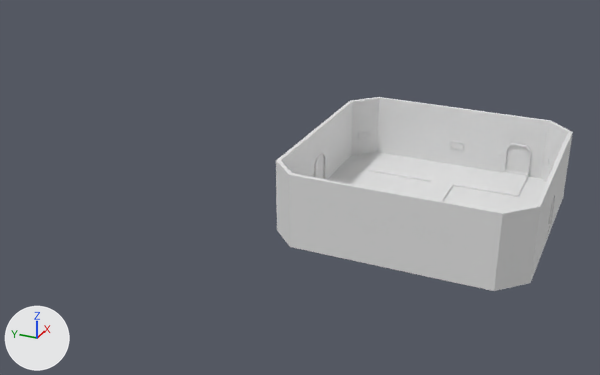
A saved change to the Blender file Micah Model WIPS/GREENHOUSE GARDEN FINAL.blend.
The view is the same before and after, from a camera (50 mm lens) standing at (-62.1, -16.3, 33.4) and looking at (0.8, 12.1, 2.0). Every picture has the same lights, and +X, +Y and +Z are marked at lower left. The older version comes first.

Names of what the first picture shows: 'Door.002', 'Info 4', 'Plane', 'Plane.001', 'Wall.005', 'Wall.006' and 3 more.
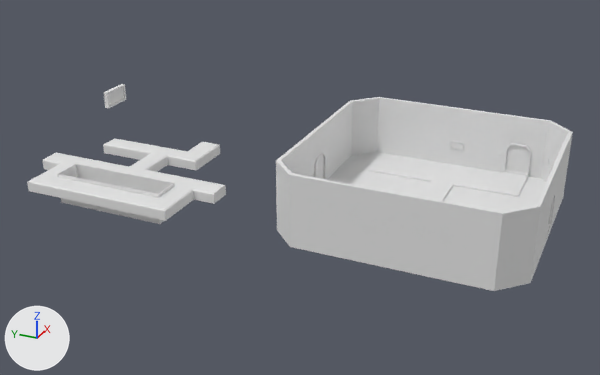
Where the newer file only moved an object's origin or applied its transform, the numbers keep the older frame.

Changed parts and their boxes (x1, y1, x2, y2) in the pictures (600 x 375 px):
'Plane.002', added: after (27, 138, 226, 221)
'Cube.002', added: after (58, 164, 175, 224)
'Info 4', reshaped (64% wider, 178% taller): before (358, 131, 371, 139); after (104, 84, 126, 108)

What changed in the scene script:
```text
Change me_cube_025:
    used by ob_info_4; location = (0.0, 0.0, 2.97)
    remove me_cube_025.from_pydata(...)  # 16 vertices, 14 faces; spans x 8.28..9.293, y 8.35..9.363, z 1.495..2.179
    add me_cube_025.from_pydata(...)  # 16 vertices, 14 faces; spans x 7.141..10.392, y 37.475..37.915, z 0.953..2.717
    me_cube_025 part 1
    me_cube_025.vertices[0].co: (8.328, 9.194, 1.562) -> (7.316, 37.475, 1.126)  # pixel (359, 138) -> pixel (109, 106)
    me_cube_025.vertices[1].co: (8.328, 9.194, 2.117) -> (7.316, 37.475, 2.556)  # pixel (359, 133) -> pixel (108, 93)
    me_cube_025.vertices[2].co: (8.401, 9.363, 1.495) -> (7.141, 37.915, 0.953)  # pixel (357, 138) -> pixel (105, 107)
    me_cube_025.vertices[3].co: (8.401, 9.363, 2.179) -> (7.141, 37.915, 2.717)  # pixel (358, 132) -> pixel (103, 92)
    me_cube_025.vertices[4].co: (9.124, 8.398, 1.562) -> (10.218, 37.475, 1.126)  # pixel (369, 137) -> pixel (125, 98)
    me_cube_025.vertices[5].co: (9.124, 8.398, 2.117) -> (10.218, 37.475, 2.556)  # pixel (370, 131) -> pixel (124, 86)
    me_cube_025.vertices[6].co: (9.293, 8.47, 1.495) -> (10.392, 37.915, 0.953)  # pixel (369, 137) -> not seen
    me_cube_025.vertices[7].co: (9.293, 8.47, 2.179) -> (10.392, 37.915, 2.717)  # pixel (370, 130) -> pixel (121, 83)
    me_cube_025.vertices[8].co: (8.28, 9.242, 1.495) -> (7.141, 37.475, 0.953)  # pixel (358, 139) -> pixel (108, 108)
    me_cube_025.vertices[9].co: (8.28, 9.242, 2.179) -> (7.141, 37.475, 2.717)  # pixel (358, 132) -> pixel (107, 92)
    me_cube_025.vertices[10].co: (9.172, 8.35, 2.179) -> (10.392, 37.475, 2.717)  # pixel (370, 130) -> pixel (124, 84)
    me_cube_025.vertices[11].co: (9.172, 8.35, 1.495) -> (10.392, 37.475, 0.953)  # pixel (370, 137) -> pixel (126, 99)
    me_cube_025.vertices[12].co: (8.37, 9.236, 1.562) -> (7.316, 37.628, 1.126)  # pixel (358, 138) -> pixel (108, 106)
    me_cube_025.vertices[13].co: (8.37, 9.236, 2.117) -> (7.316, 37.628, 2.556)  # pixel (359, 132) -> pixel (107, 93)
    me_cube_025.vertices[14].co: (9.166, 8.44, 2.117) -> (10.218, 37.628, 2.556)  # pixel (369, 131) -> pixel (122, 86)
    me_cube_025.vertices[15].co: (9.166, 8.44, 1.562) -> (10.218, 37.628, 1.126)  # pixel (369, 136) -> pixel (124, 98)
Add me_cube_030:
    me_cube_030.from_pydata([(-1.39, -5.71, -1.17), (-1.39, 5.71, -1.17), (1.39, -5.71, -1.17), (1.39, 5.71, -1.17), (-1.44, -5.76, -1.66), (-1.44, 5.76, -1.66), (1.44, 5.76, -1.66), (1.44, -5.76, -1.66), (-1.44, -5.76, 1.42), (-1.44, 5.76, 1.42), (1.44, 5.76, 1.42), (1.44, -5.76, 1.42), (-1.39, -5.71, 1.42), (-1.39, 5.71, 1.42), (1.39, 5.71, 1.42), (1.39, -5.71, 1.42)], [], [(3, 1, 0, 2), (7, 6, 10, 11), (0, 1, 13, 12), (3, 2, 15, 14), (6, 5, 9, 10), (12, 13, 9, 8), (13, 14, 10, 9), (14, 15, 11, 10), (15, 12, 8, 11), (2, 0, 12, 15), (1, 3, 14, 13), (5, 4, 8, 9), (4, 7, 11, 8), (4, 5, 6, 7)])
Add me_plane_003:
    me_plane_003.from_pydata(...)  # 102 vertices, 80 faces; spans x -6.0..10.0, y -10.0..10.0, z -1.0..0.0
Add ob_cube_002:
    ob_cube_002 = bpy.data.objects.new('Cube.002', me_cube_030)
    ob_cube_002.location = (-2.56, 29.98, -0.44)
    ob_cube_002.scale = (0.981, 1.0, 1.0)
Add ob_plane_002:
    ob_plane_002 = bpy.data.objects.new('Plane.002', me_plane_003)
    ob_plane_002.location = (0.0, 30.0, 0.66)
```
